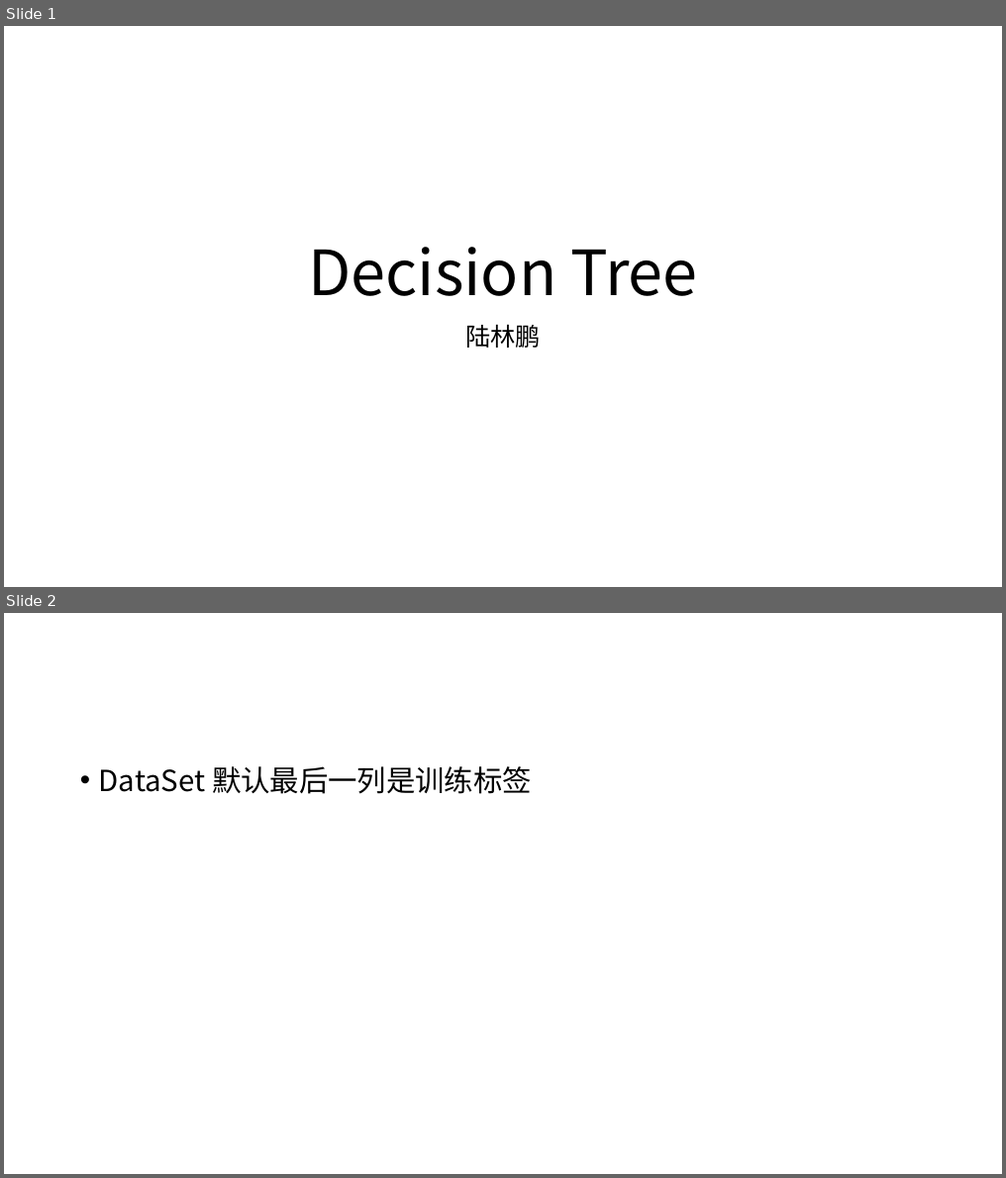
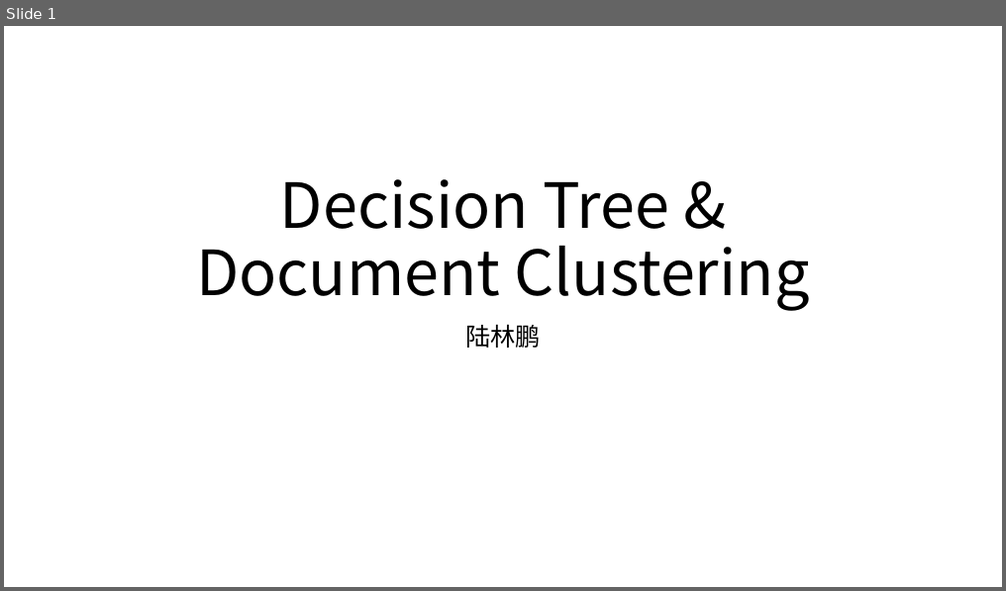
Before and after one commit to JackLuSun/InfoTheory, a slide deck: GroupHomework/Record.pptx. Shown one above the other, each under a label of ours: slides 1 and 2 before the commit, slide 1 after it. The pictures are 1006x1178 and 1006x591 pixels, drawn with LibreOffice and Linux fonts; fonts in the diff are those of the drawing. Boxes give left, top, right and bottom in pixels: in the first picture for what was removed or moved away, otherwise in the second. Text is boxed around its words. In the diff, an @@ line names an element or a change of style, - is before the commit and + after.

```diff
--- a/GroupHomework/Record.pptx
+++ b/GroupHomework/Record.pptx
@@ slide 2 removed at (4, 613, 1002, 1174), background #FFFFFF @@
@@ text removed at (99, 766, 532, 794) @@
-• DataSet 默认最后一列是训练标签
@@ slide 1 changed as well @@
@@ title at (196, 179, 810, 311): text changed @@
-Decision Tree
+Decision Tree & Document Clustering
```
Also in this commit, not shown: 3 other slides changed, 4 slides added, 1 other slide removed, 7 other files.
